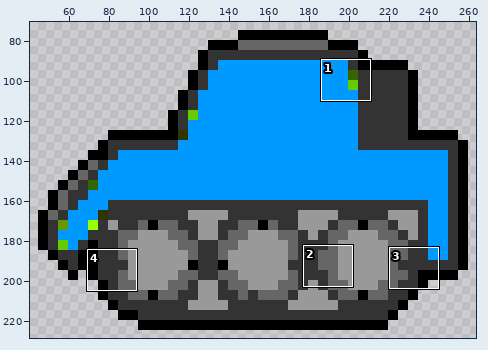
One commit to this sprite sheet: Assets/Sprites/Tanks/tank_move/tank2_move0.png. Above, an overview of the earlier version with the close-up marked.
Close-up. The starting point:
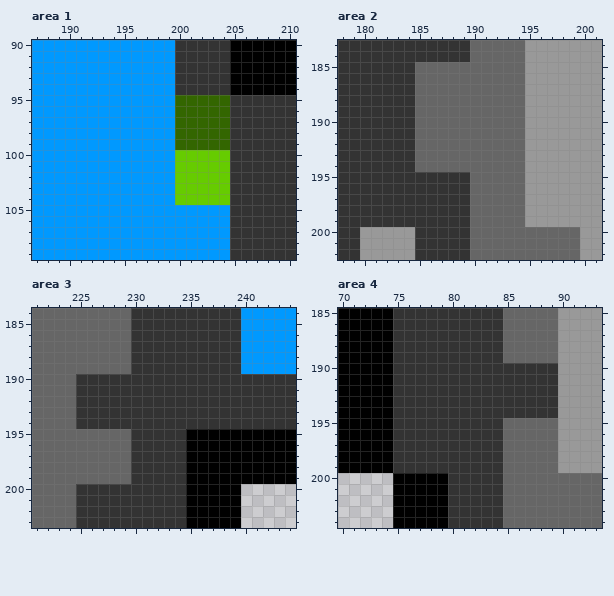
The file is 300x300 pixels. Colours within 5 levels of each other are drawn and written as one. Shown: area 1: x 187..210, y 90..109; area 2: x 178..201, y 183..202; area 3: x 221..244, y 184..203; area 4: x 70..93, y 185..204. The wide view leaves out empty margins. The commit also changed other parts of the picture, which this record leaves out.
The same view after the edit:
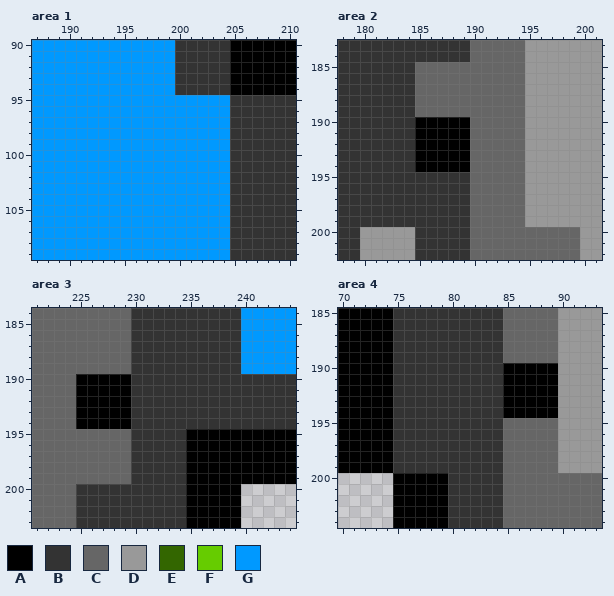
Palette (. is transparent): A #000000  B #333333  C #666666  D #999999  E #336600  F #66cc00  G #0099ff
The edit:
--- area 1
@@ x 198..206 @@
  94 GGBBBBBAA
- 95 GGEEEEEBB
- 96 GGEEEEEBB
- 97 GGEEEEEBB
- 98 GGEEEEEBB
- 99 GGEEEEEBB
-100 GGFFFFFBB
-101 GGFFFFFBB
-102 GGFFFFFBB
-103 GGFFFFFBB
-104 GGFFFFFBB
+ 95 GGGGGGGBB
+ 96 GGGGGGGBB
+ 97 GGGGGGGBB
+ 98 GGGGGGGBB
+ 99 GGGGGGGBB
+100 GGGGGGGBB
+101 GGGGGGGBB
+102 GGGGGGGBB
+103 GGGGGGGBB
+104 GGGGGGGBB
 105 GGGGGGGBB
--- area 2
@@ x 183..191 @@
 189 BBCCCCCCC
-190 BBCCCCCCC
-191 BBCCCCCCC
-192 BBCCCCCCC
-193 BBCCCCCCC
-194 BBCCCCCCC
+190 BBAAAAACC
+191 BBAAAAACC
+192 BBAAAAACC
+193 BBAAAAACC
+194 BBAAAAACC
 195 BBBBBBBCC
--- area 3
@@ x 223..231 @@
 189 CCCCCCCBB
-190 CCBBBBBBB
-191 CCBBBBBBB
-192 CCBBBBBBB
-193 CCBBBBBBB
-194 CCBBBBBBB
+190 CCAAAAABB
+191 CCAAAAABB
+192 CCAAAAABB
+193 CCAAAAABB
+194 CCAAAAABB
 195 CCCCCCCBB
--- area 4
@@ x 83..91 @@
 189 BBCCCCCDD
-190 BBBBBBBDD
-191 BBBBBBBDD
-192 BBBBBBBDD
-193 BBBBBBBDD
-194 BBBBBBBDD
+190 BBAAAAADD
+191 BBAAAAADD
+192 BBAAAAADD
+193 BBAAAAADD
+194 BBAAAAADD
 195 BBCCCCCDD
